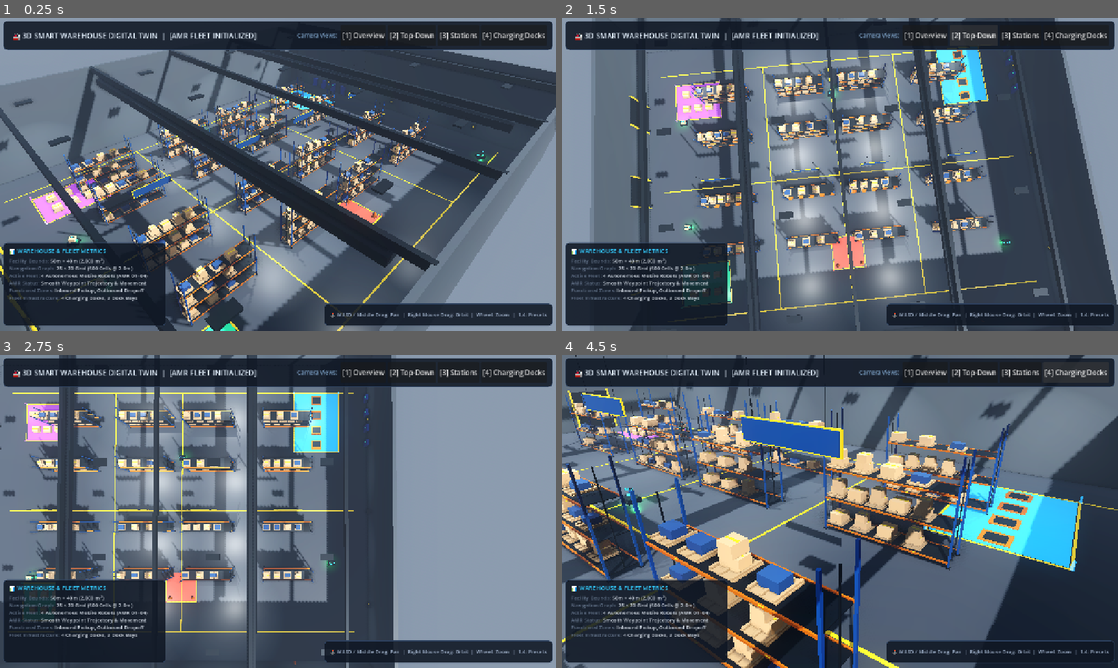
Above: before the commit, frames 1-4 (two rows, left to right).
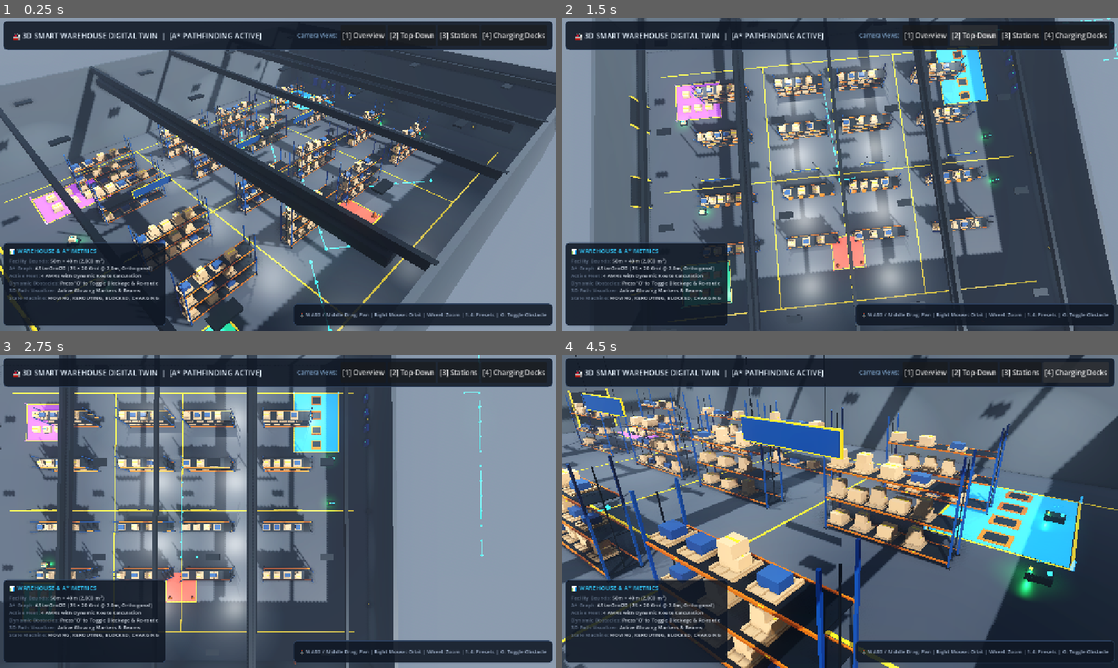
Above: after the commit, the same moments.

Repository: venkatengineer/sih
Game: Godot game, scene res://scenes/main.tscn
Same seed, same stepped clock (60 frames per second), same inputs: the game is played once before the commit and once after it.
Inputs (mouse positions are in pixels of both pictures, inside the frame that each line leads up to):
- Up to frame 1 (0.25 s): no input
- Up to frame 2 (1.5 s): click "[1] Overview" at 0.5 s; click "[2] Top-Down" at 1.25 s
- Up to frame 3 (2.75 s): tap Enter at 2 s; move the mouse to (400, 495) at 2.02 s; hold D from 2.03 s (still down); tap O at 2.1 s; click (400, 495) at 2.17 s
- Up to frame 4 (4.5 s): release D at 2.75 s; drag from (728, 527) to (812, 574) at 2.77 s; click "[3] Stations" at 3.5 s; click "[4] Charging Docks" at 4.25 s

The runs differ from the first frame. In frame 1, 2.0% of the frame differs, in the area x 1-99%, y 4-100%; in frame 2, 2.2%; in frame 3, 2.2%; in frame 4, 2.9%, in the area x 1-99%, y 4-99%.

Commit message:
Implement Phase 2.2: A* Pathfinding for AMR Navigation

Diff:
--- a/scenes/main.tscn
+++ b/scenes/main.tscn
@@ -1,11 +1,12 @@
-[gd_scene load_steps=8 format=3]
+[gd_scene load_steps=9 format=3]
 
 [ext_resource type="Environment" path="res://materials/environment.tres" id="1_env"]
 [ext_resource type="Script" path="res://scripts/warehouse_builder.gd" id="2_builder"]
 [ext_resource type="Script" path="res://scripts/grid_manager.gd" id="3_grid"]
-[ext_resource type="Script" path="res://scripts/camera_controller.gd" id="4_camera"]
-[ext_resource type="Script" path="res://scripts/hud_overlay.gd" id="5_hud"]
-[ext_resource type="Script" path="res://scripts/amr/fleet_manager.gd" id="6_fleet"]
+[ext_resource type="Script" path="res://scripts/astar_pathfinder.gd" id="4_pathfinder"]
+[ext_resource type="Script" path="res://scripts/camera_controller.gd" id="5_camera"]
+[ext_resource type="Script" path="res://scripts/hud_overlay.gd" id="6_hud"]
+[ext_resource type="Script" path="res://scripts/amr/fleet_manager.gd" id="7_fleet"]
 
 [sub_resource type="StyleBoxFlat" id="StyleBoxFlat_panel"]
 bg_color = Color(0.06, 0.09, 0.14, 0.88)
@@ -44,16 +45,19 @@
 [node name="GridManager" type="Node3D" parent="Navigation"]
 script = ExtResource("3_grid")
 
+[node name="AStarPathfinder" type="Node3D" parent="Navigation"]
+script = ExtResource("4_pathfinder")
+
 [node name="Zones" type="Node3D" parent="."]
 
 [node name="AMR_Fleet" type="Node3D" parent="."]
-script = ExtResource("6_fleet")
+script = ExtResource("7_fleet")
 
 [node name="Simulation" type="Node3D" parent="."]
 
 [node name="CameraPivot" type="Node3D" parent="."]
 transform = Transform3D(0.707107, -0.40558, 0.579228, 0, 0.819152, 0.573576, -0.707107, -0.40558, 0.579228, 0, 0, 0)
-script = ExtResource("4_camera")
+script = ExtResource("5_camera")
 
 [node name="Camera3D" type="Camera3D" parent="CameraPivot"]
 transform = Transform3D(1, 0, 0, 0, 1, 0, 0, 0, 1, 0, 0, 38)
@@ -93,7 +97,7 @@
 size_flags_horizontal = 3
 theme_override_colors/font_color = Color(0.9, 0.95, 1, 1)
 theme_override_font_sizes/font_size = 17
-text = "  🏭 3D SMART WAREHOUSE DIGITAL TWIN  |  [AMR FLEET INITIALIZED]"
+text = "  🏭 3D SMART WAREHOUSE DIGITAL TWIN  |  [A* PATHFINDING ACTIVE]"
 vertical_alignment = 1
 
 [node name="PresetsLabel" type="Label" parent="UI/HUD/HeaderPanel/HBox"]
@@ -138,7 +142,7 @@
 layout_mode = 2
 theme_override_colors/font_color = Color(0.2, 0.8, 1, 1)
 theme_override_font_sizes/font_size = 14
-text = "📊 WAREHOUSE & FLEET METRICS"
+text = "📊 WAREHOUSE & A* METRICS"
 
 [node name="MetricsText" type="RichTextLabel" parent="UI/HUD/InfoPanel/VBox"]
 layout_mode = 2
@@ -147,11 +151,11 @@
 theme_override_font_sizes/normal_font_size = 12
 bbcode_enabled = true
 text = "[color=#64748b]Facility Bounds:[/color] 50m × 40m (2,000 m²)
-[color=#64748b]Navigation Graph:[/color] 25 × 20 Grid (500 Cells @ 2.0m)
-[color=#64748b]Active Fleet:[/color] 4 Autonomous Mobile Robots (AMR 01–04)
-[color=#64748b]AMR Status:[/color] Smooth Waypoint Trajectory & Movement
-[color=#64748b]Functional Zones:[/color] Inbound Pickup, Outbound Dropoff
-[color=#64748b]Fleet Infrastructure:[/color] 4 Charging Docks, 3 Dock Bays"
+[color=#64748b]A* Graph:[/color] AStarGrid2D (25 × 20 Grid @ 2.0m, Orthogonal)
+[color=#64748b]Active Fleet:[/color] 4 AMRs with Dynamic Route Calculation
+[color=#64748b]Dynamic Obstacles:[/color] Press 'O' to Toggle Blockage & Re-route
+[color=#64748b]3D Path Visualizer:[/color] Active Glowing Markers & Beams
+[color=#64748b]State Machine:[/color] MOVING, REROUTING, BLOCKED, CHARGING"
 
 [node name="ControlsHint" type="PanelContainer" parent="UI/HUD"]
 layout_mode = 1
@@ -160,7 +164,7 @@
 anchor_top = 1.0
 anchor_right = 1.0
 anchor_bottom = 1.0
-offset_left = -490.0
+offset_left = -560.0
 offset_top = -55.0
 offset_right = -20.0
 offset_bottom = -20.0
@@ -172,7 +176,7 @@
 layout_mode = 2
 theme_override_colors/font_color = Color(0.65, 0.72, 0.82, 1)
 theme_override_font_sizes/font_size = 12
-text = "🕹️ WASD / Middle Drag: Pan  |  Right Mouse Drag: Orbit  |  Wheel: Zoom  |  1-4: Presets"
+text = "🕹️ WASD / Middle Drag: Pan | Right Mouse: Orbit | Wheel: Zoom | 1-4: Presets | O: Toggle Obstacle"
 
 [connection signal="pressed" from="UI/HUD/HeaderPanel/HBox/BtnOverview" to="UI/HUD" method="_on_overview_btn_pressed"]
 [connection signal="pressed" from="UI/HUD/HeaderPanel/HBox/BtnTopDown" to="UI/HUD" method="_on_topdown_btn_pressed"]
--- a/scripts/amr/amr_controller.gd
+++ b/scripts/amr/amr_controller.gd
@@ -12,11 +12,12 @@
 @export var robot_id: String = "AMR-01"
 @export var move_speed: float = 3.2
 @export var turn_speed: float = 6.0
-@export var loop_waypoints: bool = true
+@export var loop_waypoints: bool = false
+@export var show_debug_path: bool = true
 
 var battery_level: float = 100.0
 var current_state: RobotState = RobotState.MOVING
-var current_task: String = "PATROL"
+var current_task: String = "IDLE"
 var current_grid_cell: Vector2i = Vector2i.ZERO
 var target_destination_world: Vector3 = Vector3.ZERO
 var waypoints: Array[Vector3] = []
@@ -24,6 +25,9 @@
 var has_cargo: bool = false
 
 var grid_manager: Node3D = null
+var pathfinder: Node3D = null
+var path_visualizer: Node3D = null
+var visualizer_script = preload("res://scripts/path_visualizer.gd")
 
 @onready var label_3d: Label3D = get_node_or_null("Label3D") as Label3D
 @onready var status_led_mesh: MeshInstance3D = get_node_or_null("Body/StatusLED") as MeshInstance3D
@@ -31,10 +35,21 @@
 @onready var cargo_box: Node3D = get_node_or_null("Body/CargoBox") as Node3D
 
 func _ready() -> void:
-	# Locate GridManager in scene tree
 	var main_scene = get_tree().current_scene
 	if main_scene:
 		grid_manager = main_scene.get_node_or_null("Navigation/GridManager")
+		pathfinder = main_scene.get_node_or_null("Navigation/AStarPathfinder")
+
+	# Setup 3D Path Visualizer dynamically
+	if visualizer_script:
+		path_visualizer = visualizer_script.new() as Node3D
+		path_visualizer.name = "PathVisualizer"
+		path_visualizer.set("is_enabled", show_debug_path)
+		add_child(path_visualizer)
+
+	# Connect obstacle listener
+	if grid_manager and grid_manager.has_signal("obstacle_changed"):
+		grid_manager.connect("obstacle_changed", Callable(self, "_on_obstacle_changed"))
 
 	if label_3d:
 		label_3d.text = robot_id
@@ -47,14 +62,28 @@
 	current_waypoint_index = 0
 	if waypoints.size() > 0:
 		target_destination_world = waypoints[waypoints.size() - 1]
+	if path_visualizer and show_debug_path and path_visualizer.has_method("draw_path"):
+		path_visualizer.call("draw_path", waypoints, Color(0.1, 0.9, 0.55))
 
-func set_grid_waypoints(grid_cells: Array[Vector2i]) -> void:
-	var w_points: Array[Vector3] = []
-	if grid_manager and grid_manager.has_method("grid_to_world"):
-		for cell in grid_cells:
-			var w_pos = grid_manager.call("grid_to_world", cell, 0.0)
-			w_points.append(w_pos)
-	set_waypoints(w_points)
+func navigate_to_target(target_world_pos: Vector3) -> bool:
+	target_destination_world = target_world_pos
+	if not pathfinder or not pathfinder.has_method("calculate_world_path"):
+		push_warning("AMRController: Pathfinding component unavailable.")
+		return false
+
+	set_robot_state(RobotState.REROUTING)
+	var path: Array[Vector3] = pathfinder.call("calculate_world_path", global_position, target_destination_world)
+
+	if path.size() > 0:
+		set_waypoints(path)
+		set_robot_state(RobotState.MOVING)
+		return true
+	else:
+		waypoints.clear()
+		if path_visualizer and path_visualizer.has_method("clear_path"):
+			path_visualizer.call("clear_path")
+		set_robot_state(RobotState.BLOCKED)
+		return false
 
 func set_robot_state(new_state: RobotState) -> void:
 	current_state = new_state
@@ -82,19 +111,41 @@
 			mat.albedo_color = color
 			mat.emission = color
 
+func _on_obstacle_changed(cell: Vector2i, is_blocked: bool) -> void:
+	# Update pathfinder internal solid state
+	if pathfinder and pathfinder.has_method("set_obstacle_solid"):
+		pathfinder.call("set_obstacle_solid", cell, is_blocked)
+
+	# If currently moving, check if our planned route is affected by this cell change
+	if current_state == RobotState.MOVING or current_state == RobotState.WAITING:
+		var route_affected = false
+		if grid_manager and grid_manager.has_method("world_to_grid"):
+			for i in range(current_waypoint_index, waypoints.size()):
+				var wp_cell: Vector2i = grid_manager.call("world_to_grid", waypoints[i])
+				if wp_cell == cell:
+					route_affected = true
+					break
+
+		if route_affected:
+			# Trigger Dynamic Re-routing!
+			set_robot_state(RobotState.REROUTING)
+			if path_visualizer and path_visualizer.has_method("draw_path"):
+				path_visualizer.call("draw_path", waypoints, Color(0.95, 0.2, 0.1))
+			navigate_to_target(target_destination_world)
+
 func _process(delta: float) -> void:
 	# Update Grid Cell position
 	if grid_manager and grid_manager.has_method("world_to_grid"):
 		current_grid_cell = grid_manager.call("world_to_grid", global_position)
 
-	# Slow natural battery consumption
+	# Battery consumption
 	if current_state == RobotState.MOVING:
 		battery_level = max(0.0, battery_level - (0.04 * delta))
 
 	if waypoints.size() == 0 or current_state == RobotState.WAITING or current_state == RobotState.BLOCKED:
 		return
 
-	# Target Waypoint
+	# Target Waypoint Navigation
 	var target_wp = waypoints[current_waypoint_index]
 	var target_pos_flat = Vector3(target_wp.x, global_position.y, target_wp.z)
 	var distance = global_position.distance_to(target_pos_flat)
--- a/scripts/amr/fleet_manager.gd
+++ b/scripts/amr/fleet_manager.gd
@@ -3,60 +3,59 @@
 
 var amr_scene = preload("res://scenes/amr/amr.tscn")
 var grid_manager: Node3D = null
+var pathfinder: Node3D = null
+
+var is_obstacle_active: bool = false
+var test_obstacle_cell: Vector2i = Vector2i(12, 10) # Cell at center corridor (0, 0, 0)
 
 func _ready() -> void:
 	var main_scene = get_tree().current_scene
 	if main_scene:
 		grid_manager = main_scene.get_node_or_null("Navigation/GridManager")
+		pathfinder = main_scene.get_node_or_null("Navigation/AStarPathfinder")
+
+	# Ensure AStarPathfinder is initialized
+	if pathfinder and pathfinder.has_method("initialize") and grid_manager:
+		pathfinder.call("initialize", grid_manager)
 
 	spawn_initial_fleet()
 
 func spawn_initial_fleet() -> void:
-	# 1. AMR-01 (Inbound Loop along West Corridor & Aisle 01)
+	# Get registered POI coordinates from GridManager
+	var pickup_pos = Vector3(-18, 0, 12)
+	var dropoff_pos = Vector3(-18, 0, -12)
+	var charging_pos = Vector3(18, 0, -12)
+	var north_intersection = Vector3(0, 0, -16)
+
+	if grid_manager:
+		var p_list = grid_manager.call("get_pickup_points") as Array
+		if p_list.size() > 0: pickup_pos = p_list[0]
+
+		var d_list = grid_manager.call("get_dropoff_points") as Array
+		if d_list.size() > 0: dropoff_pos = d_list[0]
+
+		var c_list = grid_manager.call("get_charging_points") as Array
+		if c_list.size() > 0: charging_pos = c_list[0]
+
+	# 1. AMR-01: Dynamically calculates A* path to Pickup Station
 	var amr1 = _instantiate_amr("AMR-01", Vector3(-20, 0, 0), true)
-	var path1: Array[Vector3] = [
-		Vector3(-20, 0, 0),
-		Vector3(-20, 0, 14),
-		Vector3(-9, 0, 14),
-		Vector3(-9, 0, -16),
-		Vector3(-20, 0, -16),
-		Vector3(-20, 0, 0)
-	]
-	amr1.call("set_waypoints", _sanitize_path(path1))
+	amr1.set("current_task", "PICKUP_CARGO")
+	amr1.call("navigate_to_target", pickup_pos)
 
-	# 2. AMR-02 (Outbound Loop along West Corridor & Aisle 01)
+	# 2. AMR-02: Dynamically calculates A* path to Dropoff Station
 	var amr2 = _instantiate_amr("AMR-02", Vector3(-20, 0, -6), true)
-	var path2: Array[Vector3] = [
-		Vector3(-20, 0, -6),
-		Vector3(-20, 0, -16),
-		Vector3(-9, 0, -16),
-		Vector3(-9, 0, 14),
-		Vector3(-20, 0, 14),
-		Vector3(-20, 0, -6)
-	]
-	amr2.call("set_waypoints", _sanitize_path(path2))
+	amr2.set("current_task", "DELIVER_DROPOFF")
+	amr2.call("navigate_to_target", dropoff_pos)
 
-	# 3. AMR-03 (Central Main Transit Loop along Central Corridor & Aisle 03)
-	var amr3 = _instantiate_amr("AMR-03", Vector3(0, 0, -16), false)
-	var path3: Array[Vector3] = [
-		Vector3(0, 0, -16),
-		Vector3(0, 0, 14),
-		Vector3(9, 0, 14),
-		Vector3(9, 0, -16),
-		Vector3(0, 0, -16)
-	]
-	amr3.call("set_waypoints", _sanitize_path(path3))
+	# 3. AMR-03: Dynamically calculates A* path to North Intersection
+	var amr3 = _instantiate_amr("AMR-03", Vector3(20, 0, 0), false)
+	amr3.set("current_task", "PATROL_NORTH")
+	amr3.call("navigate_to_target", north_intersection)
 
-	# 4. AMR-04 (East Charging Transit Loop along East Corridor & Aisle 03)
-	var amr4 = _instantiate_amr("AMR-04", Vector3(20, 0, 14), false)
-	var path4: Array[Vector3] = [
-		Vector3(20, 0, 14),
-		Vector3(20, 0, -16),
-		Vector3(9, 0, -16),
-		Vector3(9, 0, 14),
-		Vector3(20, 0, 14)
-	]
-	amr4.call("set_waypoints", _sanitize_path(path4))
+	# 4. AMR-04: Dynamically calculates A* path to Charging Station
+	var amr4 = _instantiate_amr("AMR-04", Vector3(20, 0, 6), false)
+	amr4.set("current_task", "RECHARGE")
+	amr4.call("navigate_to_target", charging_pos)
 
 func _instantiate_amr(id: String, spawn_pos: Vector3, carries_cargo: bool) -> Node3D:
 	var amr = amr_scene.instantiate() as Node3D
@@ -67,15 +66,13 @@
 		amr.call("set_has_cargo", carries_cargo)
 	return amr
 
-func _sanitize_path(raw_path: Array[Vector3]) -> Array[Vector3]:
-	# Validates that all waypoints map to walkable grid cells
-	var clean_path: Array[Vector3] = []
-	for wp in raw_path:
-		if grid_manager and grid_manager.has_method("world_to_grid") and grid_manager.has_method("grid_to_world"):
-			var cell = grid_manager.call("world_to_grid", wp) as Vector2i
-			# Snap waypoint to clean center of grid cell
-			var clean_wp = grid_manager.call("grid_to_world", cell, 0.0) as Vector3
-			clean_path.append(clean_wp)
-		else:
-			clean_path.append(wp)
-	return clean_path
+func _unhandled_input(event: InputEvent) -> void:
+	if event is InputEventKey and event.pressed and not event.echo:
+		if event.keycode == KEY_O:
+			toggle_test_obstacle()
+
+func toggle_test_obstacle() -> void:
+	is_obstacle_active = not is_obstacle_active
+	if grid_manager and grid_manager.has_method("set_dynamic_obstacle"):
+		grid_manager.call("set_dynamic_obstacle", test_obstacle_cell, is_obstacle_active)
+		print("FleetManager: Dynamic obstacle at cell ", test_obstacle_cell, " set to ", is_obstacle_active)
--- /dev/null
+++ b/scripts/astar_pathfinder.gd
@@ -0,0 +1,72 @@
+class_name AStarPathfinder
+extends Node3D
+
+var astar: AStarGrid2D = AStarGrid2D.new()
+var grid_manager: Node3D = null
+var is_initialized: bool = false
+
+func initialize(p_grid_manager: Node3D) -> void:
+	grid_manager = p_grid_manager
+	if not grid_manager:
+		push_error("AStarPathfinder: grid_manager is null!")
+		return
+
+	var g_width: int = grid_manager.get("grid_width")
+	var g_height: int = grid_manager.get("grid_height")
+	var c_size: float = grid_manager.get("cell_size")
+
+	astar.region = Rect2i(0, 0, g_width, g_height)
+	astar.cell_size = Vector2(c_size, c_size)
+	# Orthogonal movement ONLY (no diagonal clipping)
+	astar.diagonal_mode = AStarGrid2D.DIAGONAL_MODE_NEVER
+	astar.default_compute_heuristic = AStarGrid2D.HEURISTIC_MANHATTAN
+	astar.default_estimate_heuristic = AStarGrid2D.HEURISTIC_MANHATTAN
+	astar.update()
+
+	# Synchronize grid walkability and costs from GridManager
+	for x in range(g_width):
+		for z in range(g_height):
+			var cell = Vector2i(x, z)
+			var is_walkable: bool = grid_manager.call("is_walkable", cell)
+			astar.set_point_solid(cell, not is_walkable)
+			var cost: float = grid_manager.call("get_cell_cost", cell)
+			astar.set_point_weight_scale(cell, cost)
+
+	is_initialized = true
+
+func set_obstacle_solid(cell: Vector2i, is_solid: bool) -> void:
+	if is_initialized and grid_manager and grid_manager.call("is_valid_cell", cell):
+		astar.set_point_solid(cell, is_solid)
+
+func calculate_grid_path(start_cell: Vector2i, target_cell: Vector2i) -> Array[Vector2i]:
+	var result: Array[Vector2i] = []
+	if not is_initialized or not grid_manager:
+		return result
+
+	if not grid_manager.call("is_valid_cell", start_cell) or not grid_manager.call("is_valid_cell", target_cell):
+		return result
+
+	if astar.is_point_solid(target_cell):
+		return result # Unreachable solid target
+
+	var raw_path = astar.get_id_path(start_cell, target_cell)
+	for p in raw_path:
+		result.append(Vector2i(p.x, p.y))
+	return result
+
+func calculate_world_path(start_world: Vector3, target_world: Vector3) -> Array[Vector3]:
+	var world_path: Array[Vector3] = []
+	if not is_initialized or not grid_manager:
+		return world_path
+
+	var start_cell: Vector2i = grid_manager.call("world_to_grid", start_world)
+	var target_cell: Vector2i = grid_manager.call("world_to_grid", target_world)
+
+	var grid_path = calculate_grid_path(start_cell, target_cell)
+	if grid_path.is_empty():
+		return world_path
+
+	for cell in grid_path:
+		var w_pos: Vector3 = grid_manager.call("grid_to_world", cell, 0.0)
+		world_path.append(w_pos)
+	return world_path
--- a/scripts/grid_manager.gd
+++ b/scripts/grid_manager.gd
@@ -5,6 +5,8 @@
 @export var grid_width: int = 25   # 25 cells along X axis (50 meters total)
 @export var grid_height: int = 20  # 20 cells along Z axis (40 meters total)
 @export var cell_size: float = 2.0  # 2.0m x 2.0m per grid cell
+
+signal obstacle_changed(cell: Vector2i, is_blocked: bool)
 
 enum CellType {
 	FREE = 0,
@@ -49,7 +51,6 @@
 			grid_costs[cell] = 1.0
 
 	# 2. Mark Rack Obstacle Cells
-	# Racks are centered around X: -14, -4, 4, 14 and Z: -12, -6, 2, 8
 	var rack_x_coords = [-14.0, -4.0, 4.0, 14.0]
 	var rack_z_coords = [-12.0, -6.0, 2.0, 8.0]
 
@@ -111,7 +112,7 @@
 	choke_points.append(choke_1)
 	choke_points.append(choke_2)
 
-	# AMR Spawn Locations (Clear main aisle points)
+	# AMR Spawn Locations
 	amr_spawn_points.append(grid_to_world(world_to_grid(Vector3(-20.0, 0, 0.0))))
 	amr_spawn_points.append(grid_to_world(world_to_grid(Vector3(-20.0, 0, 6.0))))
 	amr_spawn_points.append(grid_to_world(world_to_grid(Vector3(20.0, 0, 0.0))))
@@ -148,10 +149,21 @@
 	if is_valid_cell(cell):
 		grid_cells[cell] = type
 
+func set_dynamic_obstacle(cell: Vector2i, is_blocked: bool) -> void:
+	if is_valid_cell(cell):
+		if is_blocked:
+			grid_cells[cell] = CellType.TEMP_OBSTACLE
+			if not dynamic_obstacle_cells.has(cell):
+				dynamic_obstacle_cells.append(cell)
+		else:
+			grid_cells[cell] = CellType.FREE
+			dynamic_obstacle_cells.erase(cell)
+		emit_signal("obstacle_changed", cell, is_blocked)
+
 func get_cell_cost(cell: Vector2i) -> float:
 	var type = get_cell_type(cell)
 	if type == CellType.INTERSECTION or type == CellType.CHOKE_POINT:
-		return 1.8 # Higher cost for intersections & choke points to favor wide aisles
+		return 1.4 # Slightly higher cost for intersections/choke points
 	return grid_costs.get(cell, 1.0)
 
 func get_neighbors(cell: Vector2i, allow_diagonals: bool = false) -> Array[Vector2i]:
--- /dev/null
+++ b/scripts/path_visualizer.gd
@@ -0,0 +1,58 @@
+class_name PathVisualizer
+extends Node3D
+
+@export var is_enabled: bool = true
+@export var marker_color: Color = Color(0.1, 0.9, 0.55)
+
+var mat_marker: StandardMaterial3D = null
+
+func _ready() -> void:
+	mat_marker = StandardMaterial3D.new()
+	mat_marker.albedo_color = marker_color
+	mat_marker.emission_enabled = true
+	mat_marker.emission = marker_color
+	mat_marker.emission_energy_multiplier = 1.8
+
+func draw_path(waypoints: Array[Vector3], color: Color = Color(0.1, 0.9, 0.55)) -> void:
+	clear_path()
+	if not is_enabled or waypoints.size() == 0:
+		return
+
+	mat_marker.albedo_color = color
+	mat_marker.emission = color
+
+	for i in range(waypoints.size()):
+		var wp = waypoints[i]
+		# Node marker sphere
+		var marker = MeshInstance3D.new()
+		var sphere = SphereMesh.new()
+		sphere.radius = 0.15
+		sphere.height = 0.3
+		marker.mesh = sphere
+		marker.material_override = mat_marker
+		marker.position = Vector3(wp.x, 0.08, wp.z)
+		add_child(marker)
+
+		# Connecting line segment to next waypoint
+		if i < waypoints.size() - 1:
+			var next_wp = waypoints[i + 1]
+			var mid_point = (wp + next_wp) * 0.5
+			var dist = wp.distance_to(next_wp)
+
+			var line = MeshInstance3D.new()
+			var box = BoxMesh.new()
+			box.size = Vector3(0.08, 0.04, dist)
+			line.mesh = box
+			line.material_override = mat_marker
+			line.position = Vector3(mid_point.x, 0.05, mid_point.z)
+
+			# Orient line towards next waypoint
+			var dir = (next_wp - wp).normalized()
+			if dir.length_squared() > 0.001:
+				var angle = atan2(dir.x, dir.z)
+				line.rotation.y = angle
+			add_child(line)
+
+func clear_path() -> void:
+	for child in get_children():
+		child.queue_free()
Not shown: 1 places in scenes/main.tscn that only renumber resources
Not shown, changed: txt.md
